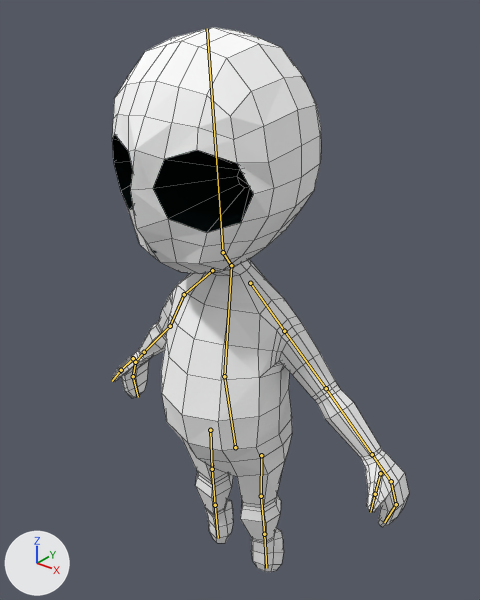
A saved change to the Blender file assets/new_ghost/ghost.blend.
Rendered twice from a camera (50 mm lens) standing at (0.942, -1.074, 1.62) and looking at (0.014, 0.086, 0.9). Every picture has the same lights, and +X, +Y and +Z are marked at lower left. The bones that bend it are drawn over the model as lines. Mesh edges are drawn as thin lines.

Names of what the first picture shows: 'Rigging'.
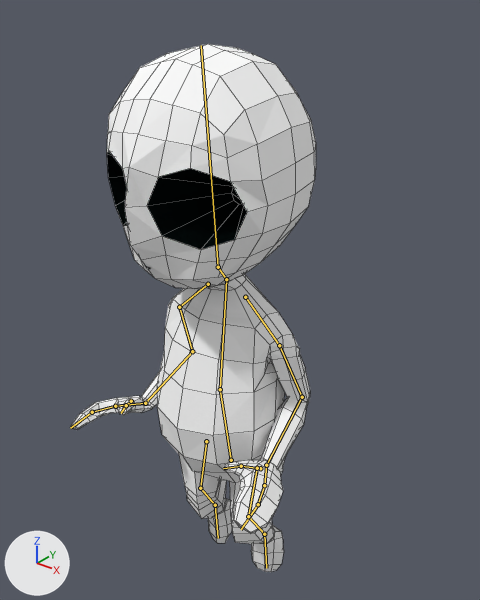
The newer file adds an action. The first version stands in its rest pose; the second is drawn at frame 20 of the action 'Release_force'.

Location of each change, [x1, y1, x2, y2] in pixels of the pictures (480 x 600 px):
'Rigging', posed (17% narrower): before [112, 27, 409, 572]; after [71, 44, 316, 572]
bone 'Belly', root to tip: before (235, 447) to (224, 376); after (231, 460) to (220, 389)

The change in detail:
Bone 'Belly' (bone_belly) moves from (0.0, 0.0, 0.0) to (0.0, -0.085, -0.076).
Bone 'Knee_ctrl.L' (bone_knee_ctrl_l) moves from (0.0, 0.0, 0.0) to (0.098, 0.0, 0.0).
Bone 'Knee_ctrl.R' (bone_knee_ctrl_r) moves from (0.0, 0.0, 0.0) to (-0.122, 0.0, 0.0).
Bone 'HandIK.L' (bone_handik_l) moves from (0.0, 0.0, 0.0) to (-0.593, -0.558, -0.058).
Bone 'HandRotation.L' (bone_handrotation_l) turns from (0, 0, 0) to (-72, -25, -15) degrees about its own x, y and z.
Bone 'FingersControl.L' (bone_fingerscontrol_l) turns from (0, 0, 0) to (0, 0, -15) degrees about its own x, y and z.
Bone 'Thumb_ctrl.L' (bone_thumb_ctrl_l) turns from (0, 0, 0) to (0, 0, 6) degrees about its own x, y and z.
Bone 'HandIK.R' (bone_handik_r) moves from (0.0, 0.0, 0.0) to (0.593, -0.558, -0.058).
Bone 'HandRotation.R' (bone_handrotation_r) turns from (0, 0, 0) to (-72, 25, 15) degrees about its own x, y and z.
Bone 'FingersControl.R' (bone_fingerscontrol_r) turns from (0, 0, 0) to (0, 0, 15) degrees about its own x, y and z.
Bone 'Thumb_ctrl.R' (bone_thumb_ctrl_r) turns from (0, 0, 0) to (0, 0, -6) degrees about its own x, y and z.
Bone 'Elbow_ctrl.L' (bone_elbow_ctrl_l) moves from (0.0, 0.0, 0.0) to (1.159, -0.072, -1.489).
Bone 'Elbow_ctrl.R' (bone_elbow_ctrl_r) moves from (0.0, 0.0, 0.0) to (-1.159, -0.072, -1.489).
